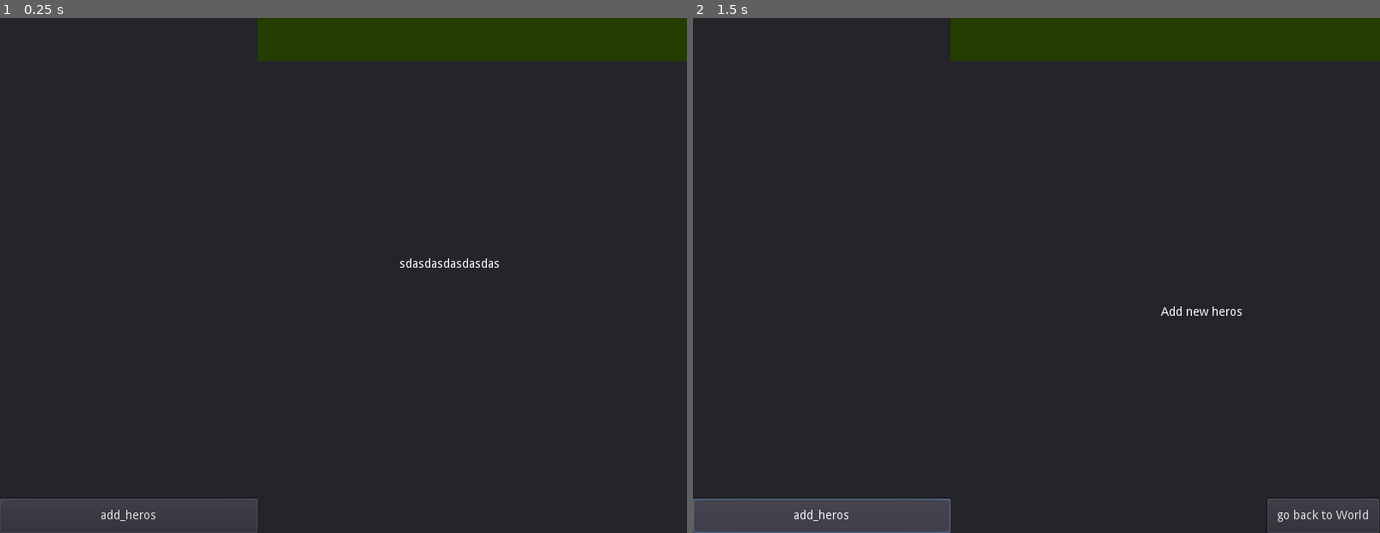
Above: before the commit, frames 1-2 (left to right).
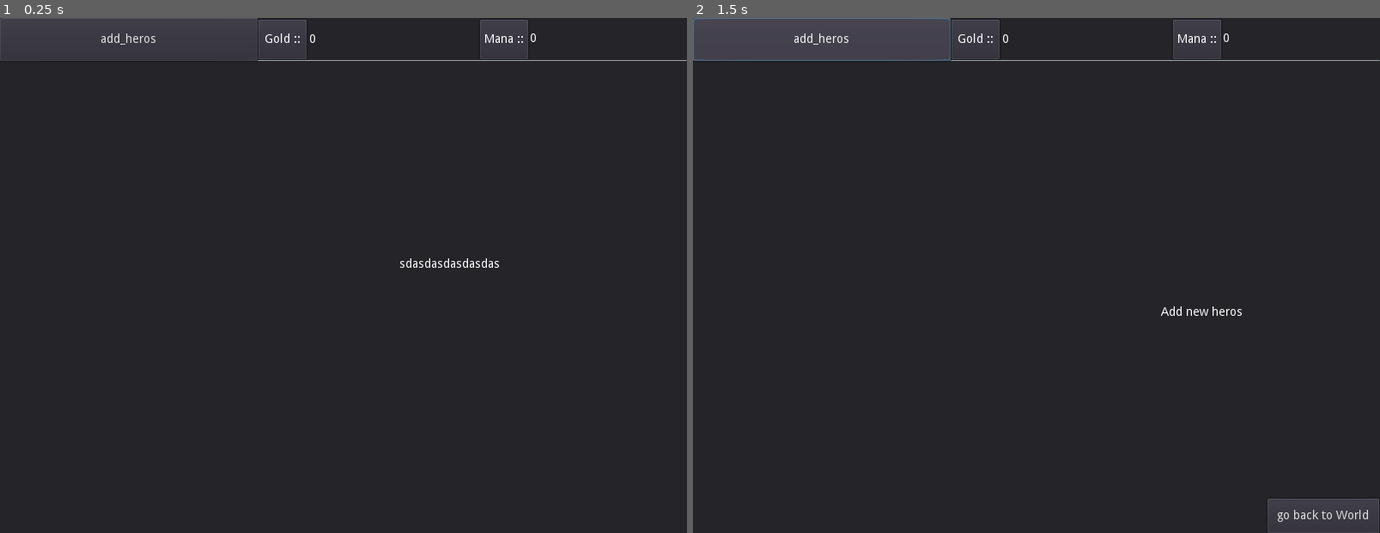
Above: after the commit, the same moments.

Repository: Drakosam/idleguild
Game: Godot game, scene res://main.tscn
Two runs of this game, one before a commit and one after it. Both use one fixed random seed, a clock stepped at 60 frames per second and the inputs below.
Inputs:
- Up to frame 1 (0.25 s): no input
- Up to frame 2 (1.5 s): click "add_heros" at 0.5 s; click "add_heros" at 1.25 s

The runs differ from the first frame. In frame 1, 8.8% of the frame differs, in the area x 0-100%, y 0-100%; in frame 2, 11%.

Commit message:
add top panel

Diff:
--- a/src/main.tscn
+++ b/src/main.tscn
@@ -1,4 +1,6 @@
-[gd_scene load_steps=2 format=2]
+[gd_scene load_steps=3 format=2]
+
+[ext_resource path="res://top_panel.tscn" type="PackedScene" id=1]
 
 [sub_resource type="GDScript" id=1]
 script/source = "extends Node2D
@@ -63,10 +65,8 @@
 anchor_bottom = 1.0
 
 [node name="Button" type="Button" parent="CanvasLayer/Panel/herros_panel"]
-anchor_top = 1.0
 anchor_right = 1.0
-anchor_bottom = 1.0
-margin_top = -40.0
+margin_bottom = 50.0
 text = "add_heros"
 __meta__ = {
 "_edit_use_anchors_": false
@@ -135,5 +135,11 @@
 anchor_bottom = 1.0
 color = Color( 0.141176, 0.247059, 0, 1 )
 
+[node name="Panel" parent="CanvasLayer/Panel2" instance=ExtResource( 1 )]
+anchor_right = 1.0
+anchor_bottom = 1.0
+margin_right = 0.0
+margin_bottom = 0.0
+
 [connection signal="button_up" from="CanvasLayer/Panel/herros_panel/Button" to="." method="_on_add_heros"]
 [connection signal="button_up" from="CanvasLayer/new_heros_tab/Button" to="." method="_on_go_back_to_world"]
--- /dev/null
+++ b/src/top_panel.tscn
@@ -0,0 +1,77 @@
+[gd_scene format=2]
+
+[node name="Panel" type="Panel"]
+margin_right = 600.0
+margin_bottom = 50.0
+__meta__ = {
+"_edit_use_anchors_": false
+}
+
+[node name="PanelContainer" type="PanelContainer" parent="."]
+anchor_bottom = 1.0
+margin_left = -1.05945
+margin_top = -0.168571
+margin_right = 58.9406
+margin_bottom = -0.168571
+__meta__ = {
+"_edit_use_anchors_": false
+}
+
+[node name="Label" type="Label" parent="PanelContainer"]
+margin_left = 7.0
+margin_top = 18.0
+margin_right = 53.0
+margin_bottom = 32.0
+text = "Gold ::"
+align = 1
+valign = 1
+
+[node name="PanelContainer2" type="PanelContainer" parent="."]
+anchor_left = 0.5
+anchor_right = 0.5
+anchor_bottom = 1.0
+margin_left = 7.44055
+margin_top = -0.168571
+margin_right = 67.4406
+margin_bottom = -0.168571
+__meta__ = {
+"_edit_use_anchors_": false
+}
+
+[node name="Label" type="Label" parent="PanelContainer2"]
+margin_left = 7.0
+margin_top = 18.0
+margin_right = 53.0
+margin_bottom = 32.0
+text = "Mana ::"
+align = 1
+valign = 1
+
+[node name="gold_value" type="Label" parent="."]
+anchor_right = 0.5
+anchor_bottom = 1.0
+margin_left = 60.0
+text = "0"
+valign = 1
+__meta__ = {
+"_edit_use_anchors_": false
+}
+
+[node name="mana_value" type="Label" parent="."]
+anchor_left = 0.5
+anchor_right = 1.0
+anchor_bottom = 1.0
+margin_left = 67.4406
+margin_top = -1.05946
+margin_right = 7.44055
+margin_bottom = -1.05946
+text = "0"
+valign = 1
+__meta__ = {
+"_edit_use_anchors_": false
+}
+
+[node name="HSeparator" type="HSeparator" parent="."]
+anchor_right = 1.0
+anchor_bottom = 1.0
+margin_bottom = 50.0
